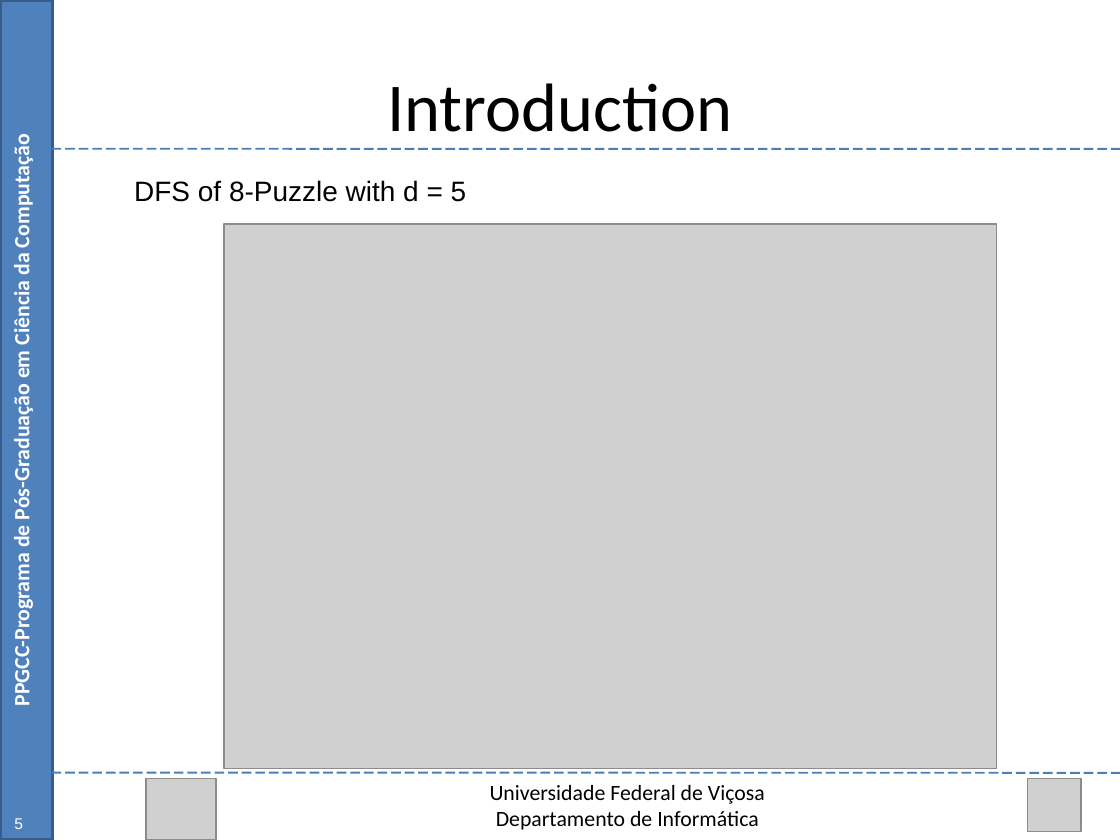
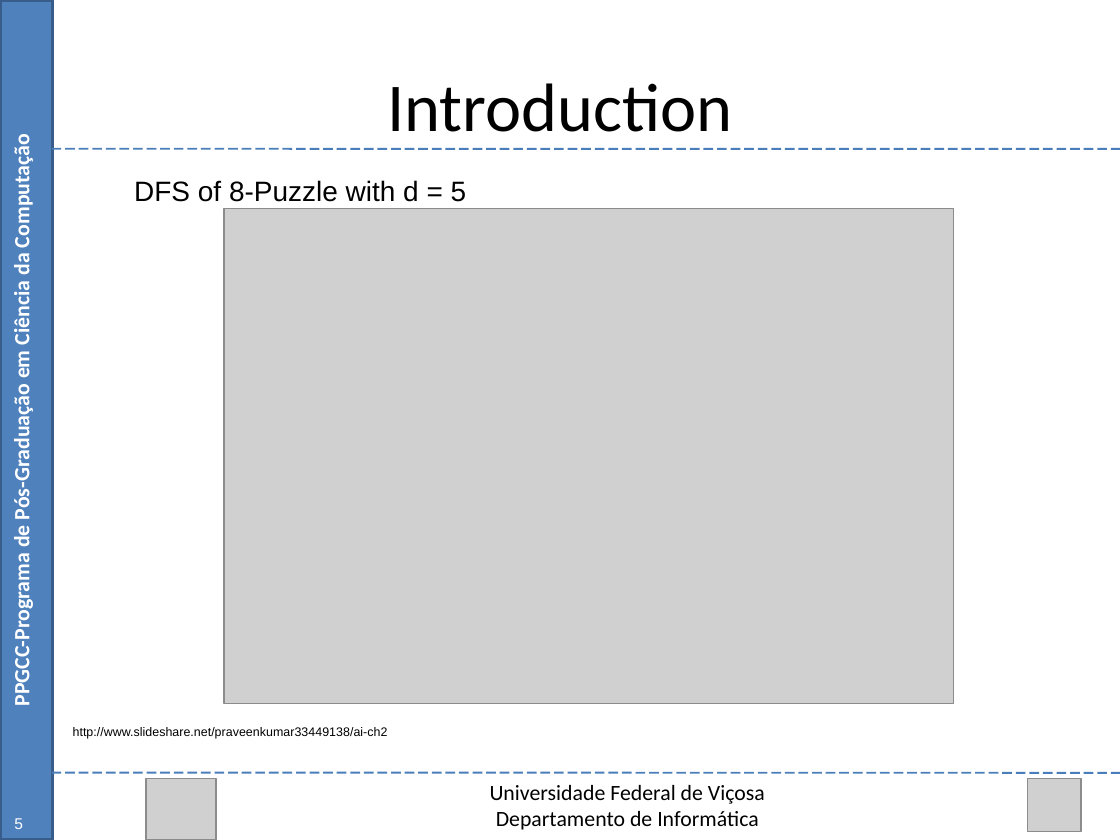
Before and after one commit to Marvinsky/research-marvin, a slide deck: slide 5 of latex/odp/selection heuristics.odp. Drawn at 1120x840 pixels with LibreOffice and Linux fonts; fonts in the diff are those of the drawing; grey boxes stand for pictures. Boxes give left, top, right and bottom in pixels: in the first picture for what was removed or moved away, otherwise in the second. Text is boxed around its words. In the diff, an @@ line names an element or a change of style, - is before the commit and + after.

```diff
--- a/latex/odp/selection heuristics.odp
+++ b/latex/odp/selection heuristics.odp
@@ picture: place and size @@
-picture at bbox=[224, 224, 997, 768]
+picture at bbox=[224, 208, 953, 702]
@@ text added at bbox=[73, 727, 388, 739], 8 pt, text #000000 @@
+http://www.slideshare.net/praveenkumar33449138/ai-ch2
```
Also in this commit, not shown: 24 other slides changed, 1 slide removed, 3 other files.
